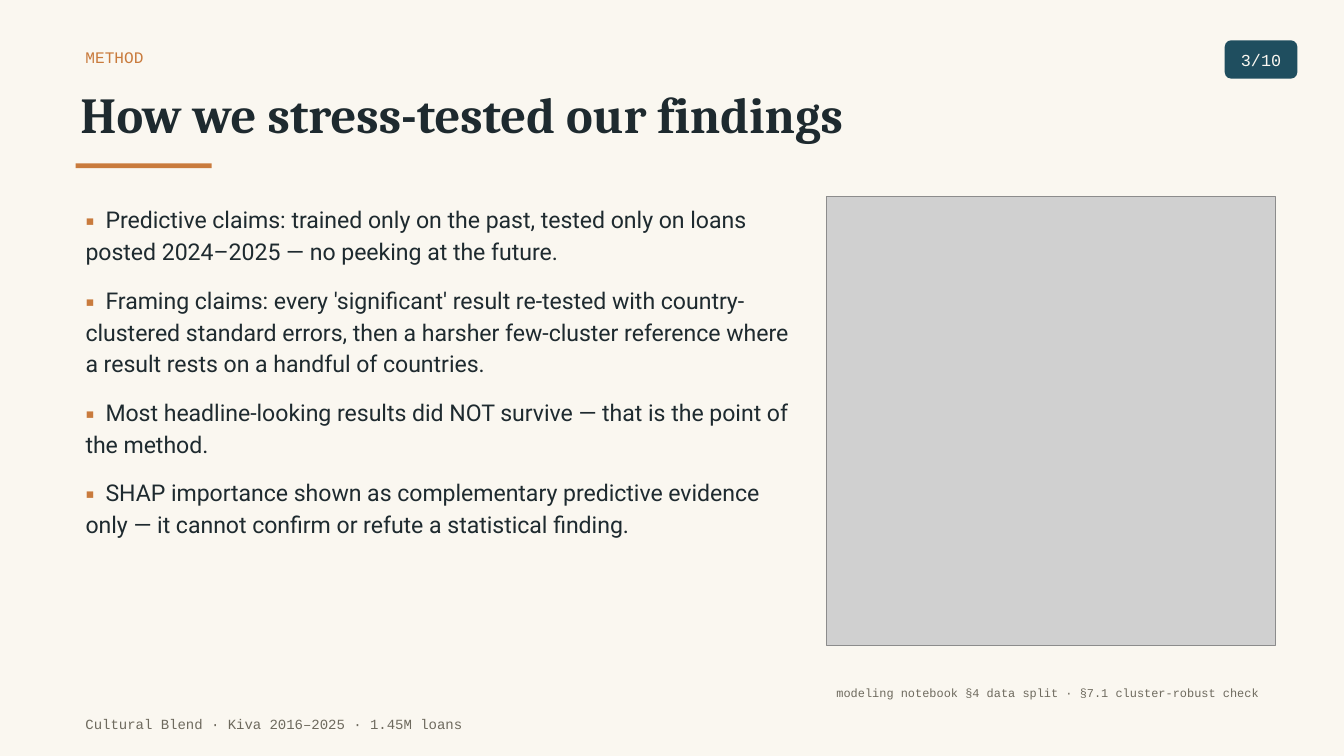
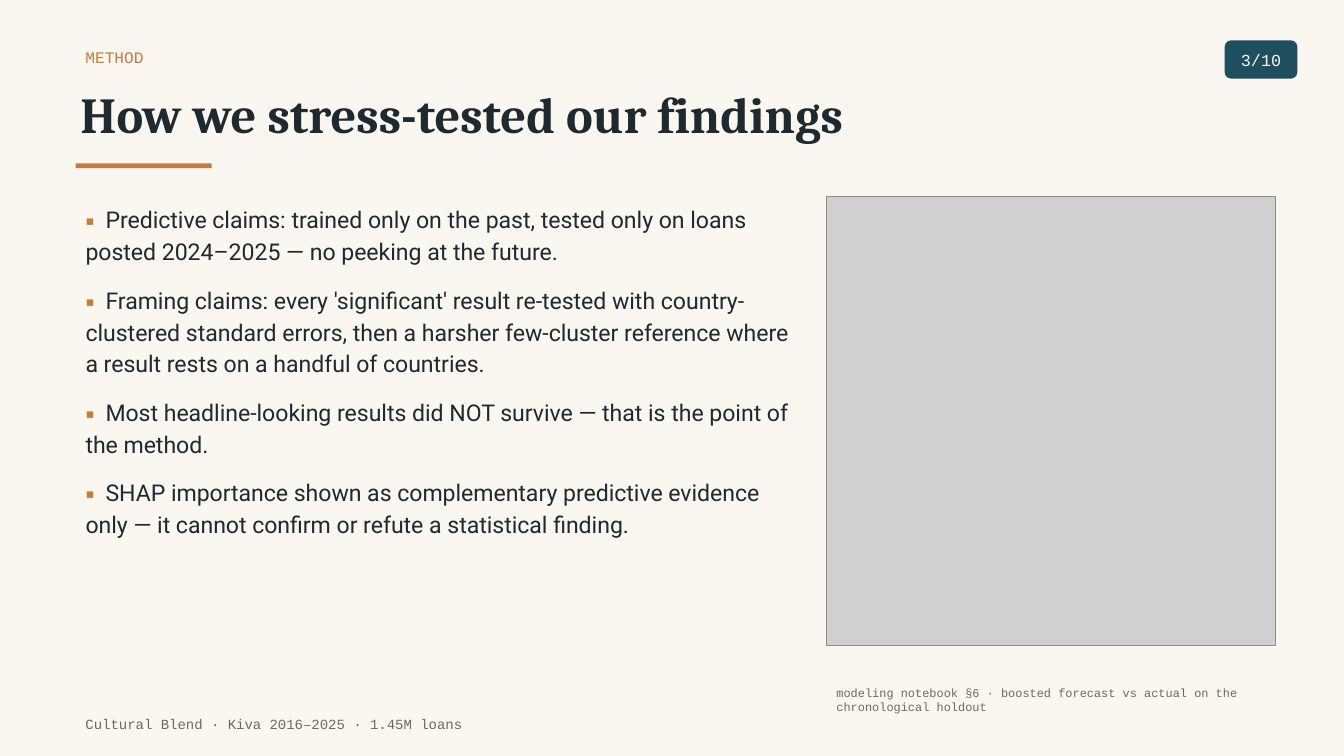
Before and after one commit to tuannm3812/unsw-ma-hackathon-2026, a slide deck: slide 3 of docs/presentation/slides_draft.pptx. Drawn at 1344x756 pixels with LibreOffice and Linux fonts; fonts in the diff are those of the drawing; grey boxes stand for pictures. Boxes give left, top, right and bottom in pixels: in the first picture for what was removed or moved away, otherwise in the second. Text is boxed around its words. In the diff, an @@ line names an element or a change of style, - is before the commit and + after.

```diff
--- a/docs/presentation/slides_draft.pptx
+++ b/docs/presentation/slides_draft.pptx
@@ text at (836,688,1237,714): text changed @@
-modeling notebook §4 data split · §7.1 cluster-robust check
+modeling notebook §6 · boosted forecast vs actual on the chronological holdout
```
Also in this commit, not shown: 6 other slides changed, 16 other files.
